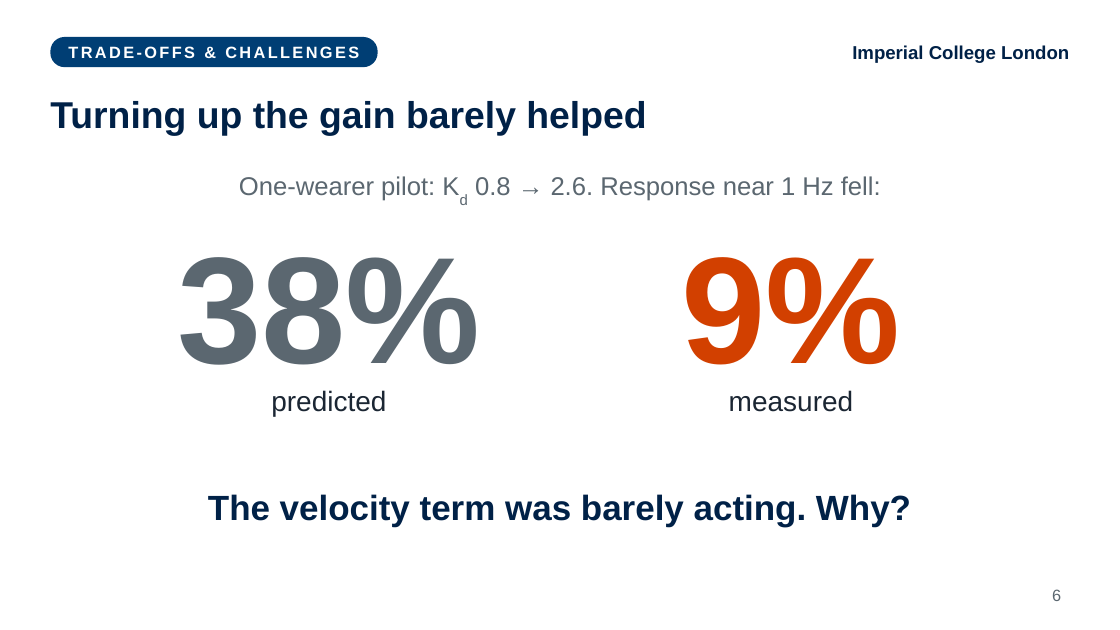
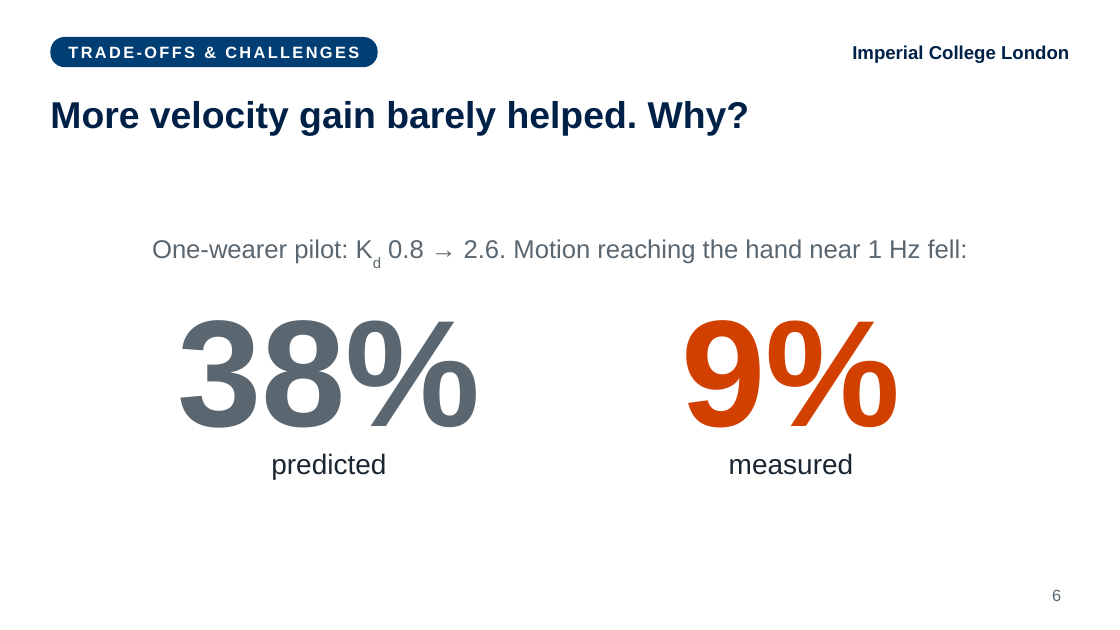
Before and after one commit to fechachris4/HumanSL_MAIN, a slide deck: slide 6 of presentation/World_Stable_Supernumerary_Effectors_Akabueze.pptx. Drawn at 1120x630 pixels with LibreOffice and Linux fonts; fonts in the diff are those of the drawing. Boxes give left, top, right and bottom in pixels: in the first picture for what was removed or moved away, otherwise in the second. Text is boxed around its words. In the diff, an @@ line names an element or a change of style, - is before the commit and + after.

```diff
--- a/presentation/World_Stable_Supernumerary_Effectors_Akabueze.pptx
+++ b/presentation/World_Stable_Supernumerary_Effectors_Akabueze.pptx
@@ title at bbox=[50, 101, 750, 136]: text changed @@
-Turning up the gain barely helped
+More velocity gain barely helped. Why?
@@ text at bbox=[152, 239, 968, 264]: text changed @@
-One-wearer pilot: Kd 0.8 → 2.6. Response near 1 Hz fell:
+One-wearer pilot: Kd 0.8 → 2.6. Motion reaching the hand near 1 Hz fell:
@@ 4 texts: place and size @@
-4 texts at bbox=[177, 257, 900, 417]
+4 texts at bbox=[177, 320, 900, 480]
@@ text removed at bbox=[208, 494, 911, 526] @@
-The velocity term was barely acting. Why?
```
Also in this commit, not shown: 5 other slides changed, 6 other files.
